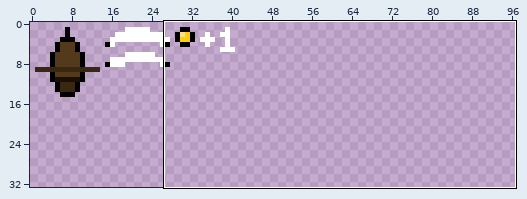
A sprite sheet gets an edit: Assets/Art/ShipUISpriteSheet.png. Above, an overview of the earlier version with the close-up marked.
Close-up. Old version:
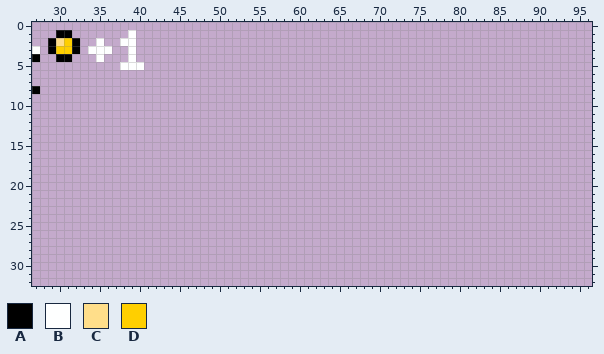
The file is 100x100 pixels. Shown: x 27..96, y 0..32. The wide view leaves out empty margins.
Palette (. is transparent): A #000000  B #feffff  C #ffde8a  D #ffcf00
The same view after the edit:
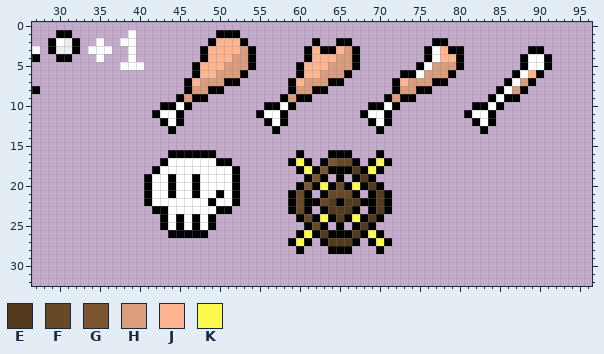
Colours new in this view: E #543a1c  F #684925  G #7b552d  H #da9d7e  J #ffb58f  K #fef94f
Changes in this commit:
colour D: #ffcf00 -> #eeeeee
Changed rows in their new state; - is a pixel that keeps its letter.
first column x 30:
 1 --------------------AAA---------------------------------------
 2 B------------------AJJJA--------A--AA----------AA-------------
 3 ------------------AJJJJHA------AJAAJHA--------ABJAA--------AA-
 4 ------------------AJJJHHA------AJJJHHA--------ABJJA-------ABBA
 5 -----------------AJJJHHHA-----AJJJHHHA-------ABHHHA-------ABBA
 6 -----------------AJJHHHA------AJJHHHA------AABHHHA-------ABJA-
 7 ----------------AJHHHAA------AJHHHAA------AJHHHAA-------ABHA--
 8 ----------------AHHAA--------AHHAA--------AHHAA--------ABHA---
 9 ---------------AHAA---------AHAA---------AHAA---------ABAA----
10 -------------AABA---------AABA---------AABA---------AABA------
11 ------------ABBA---------ABBA---------ABBA---------ABBA-------
12 -------------ABA----------ABA----------ABA----------ABA-------
13 --------------A------------A------------A------------A--------
16 --------------AAAAAA----------A---AAA---A---------------------
17 -------------ABBBBBBAA-------AKA-AGFFA-AKA--------------------
18 ------------ABBBBBBBBBA-------AKAGAAAEAKA---------------------
19 -----------ABBABBABBBBA--------AGA-A-AEA----------------------
20 -----------ABBABBABBBBA-------AGAKAFAKAEA---------------------
21 -----------ABBABBABBABA------AFA-AFFFA-AEA--------------------
22 -----------ABBBBBBBABBA------AFAAFEAEEAAEA--------------------
23 ------------AABBBBBBAA-------AFA-AEEEA-AEA--------------------
24 -------------ABABABA----------AFAKAEAKAEA---------------------
25 -------------ABABABA-----------AFA-A-AEA----------------------
26 --------------AAAAA-----------AKAEAAAEAKA---------------------
27 -----------------------------AKA-AEEEA-AKA--------------------
28 ------------------------------A---AAA---A---------------------
Boxes around the changes in both close-ups, in picture pixels (x1, y1, x2, y2):
added: (144, 30, 552, 254)
changed: (56, 38, 72, 54)
